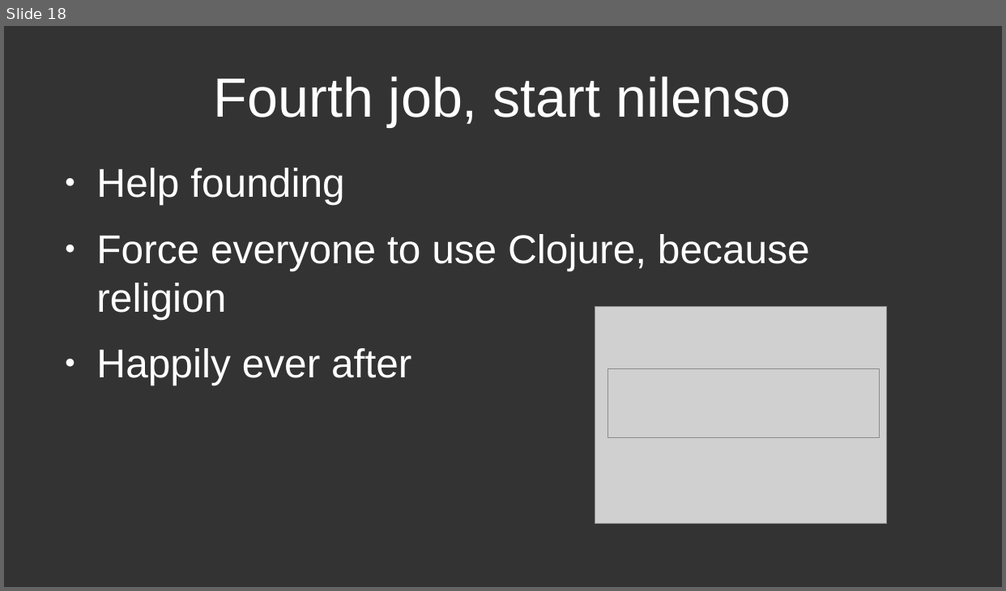
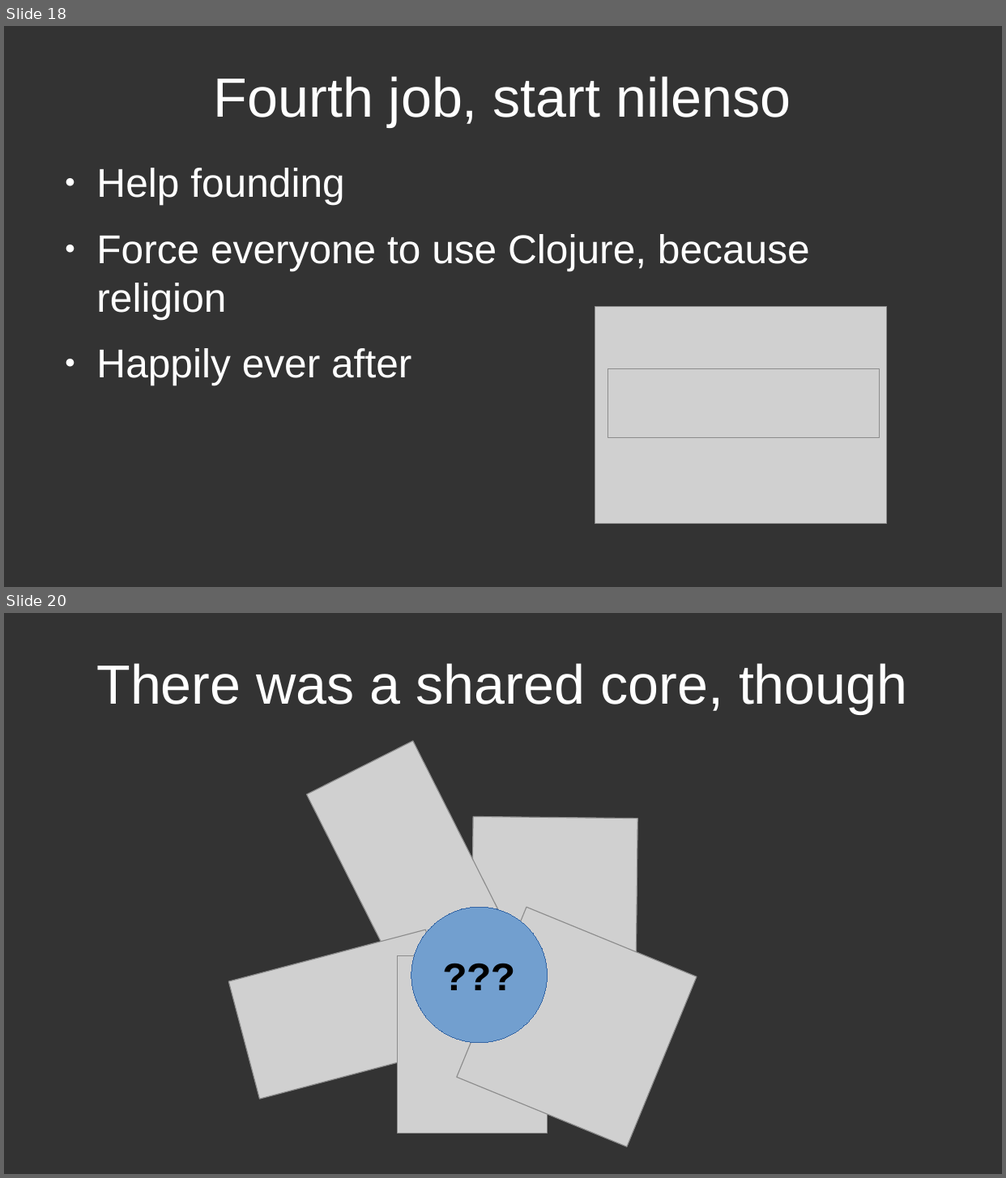
Before and after one commit to deobald/talks, a slide deck: 2024-03-23-inclojure-keynote/talk.odp. Shown one above the other, each under a label of ours: slide 18 before the commit, slides 18 and 20 after it; the slides between them are not shown. The pictures are 1006x591 and 1006x1178 pixels, drawn with LibreOffice and Linux fonts; fonts in the diff are those of the drawing; grey boxes stand for pictures. Boxes give left, top, right and bottom in pixels: in the first picture for what was removed or moved away, otherwise in the second. Text is boxed around its words. In the diff, an @@ line names an element or a change of style, - is before the commit and + after.

```diff
--- a/2024-03-23-inclojure-keynote/talk.odp
+++ b/2024-03-23-inclojure-keynote/talk.odp
@@ slide 20 added at (4,613,1002,1174), background #333333 @@
@@ title added at (96,663,908,714), 44 pt, text #FFFFFF @@
+There was a shared core, though
@@ picture added at (306,741,516,998) @@
@@ picture added at (471,817,638,983) @@
@@ ellipse added at (411,907,548,1043), fill #729FCF, outline #3465A4 0 pt, 32 pt, text #000000, bold @@
+???
@@ picture added at (457,907,697,1148) @@
@@ picture added at (229,930,457,1099) @@
@@ picture added at (398,956,548,1134) @@
```
Also in this commit, not shown: 1 slide changed, 1 other slide added, 11 other files.
